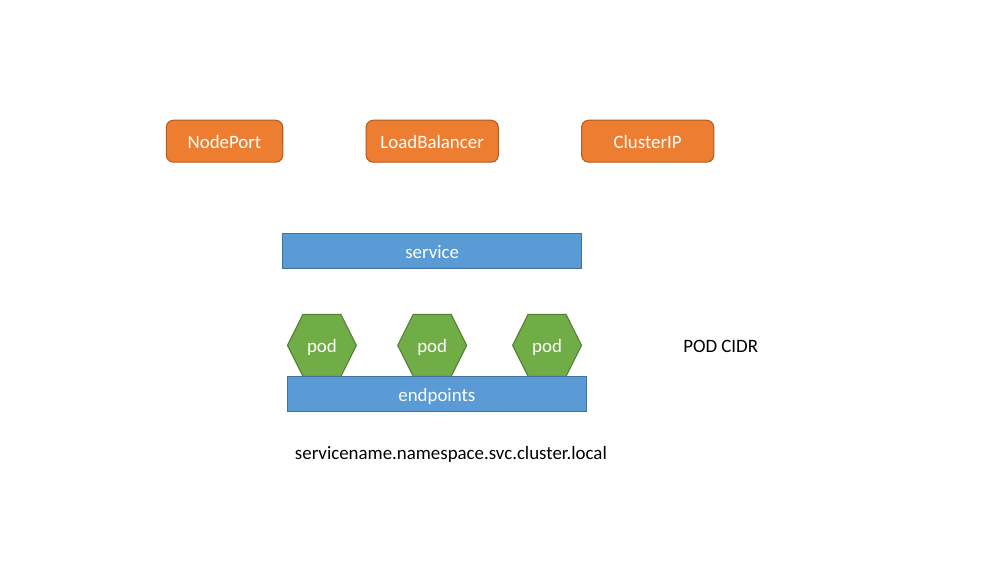
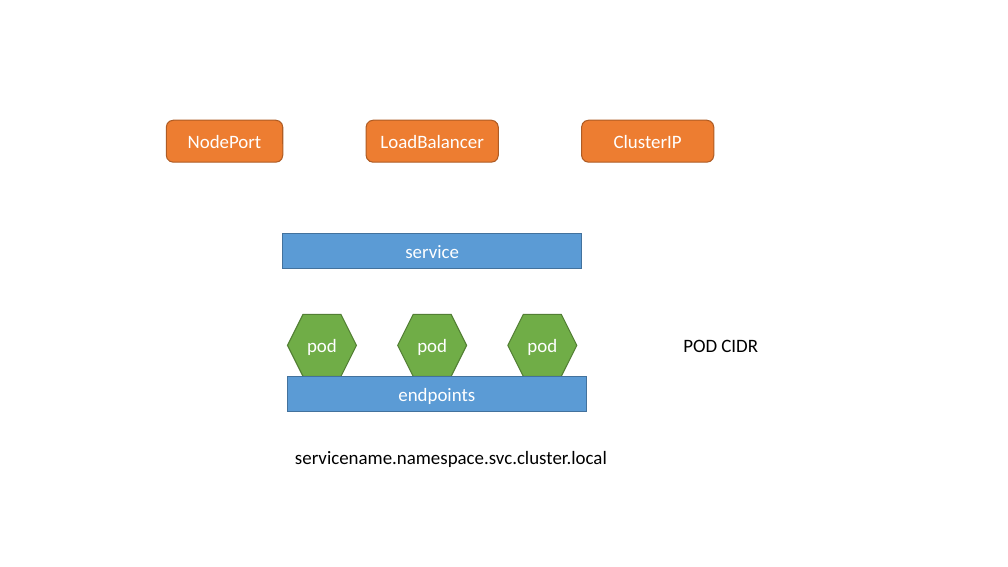
Before and after one commit to nutionMedivn/Kubernetes-training-camp, a slide deck: slide 19 of 基础/008-鸟瞰kubernetes.pptx (slide 18 before the commit). Drawn at 1008x567 pixels with LibreOffice and Linux fonts; fonts in the diff are those of the drawing. Boxes give left, top, right and bottom in pixels: in the first picture for what was removed or moved away, otherwise in the second. Text is boxed around its words. In the diff, an @@ line names an element or a change of style, - is before the commit and + after.

```diff
--- a/基础/008-鸟瞰kubernetes.pptx
+++ b/基础/008-鸟瞰kubernetes.pptx
@@ hexagon "pod": place and size @@
-hexagon "pod" at <box>513,315,582,377</box>
+hexagon "pod" at <box>508,315,577,377</box>
@@ text "servicename.namespace.svc.cluster.local": place and size @@
-text "servicename.namespace.svc.cluster.local" at <box>295,446,607,462</box>
+text "servicename.namespace.svc.cluster.local" at <box>295,451,607,467</box>
```
Also in this commit, not shown: 1 other slide changed, 1 slide added, 4 other files.
